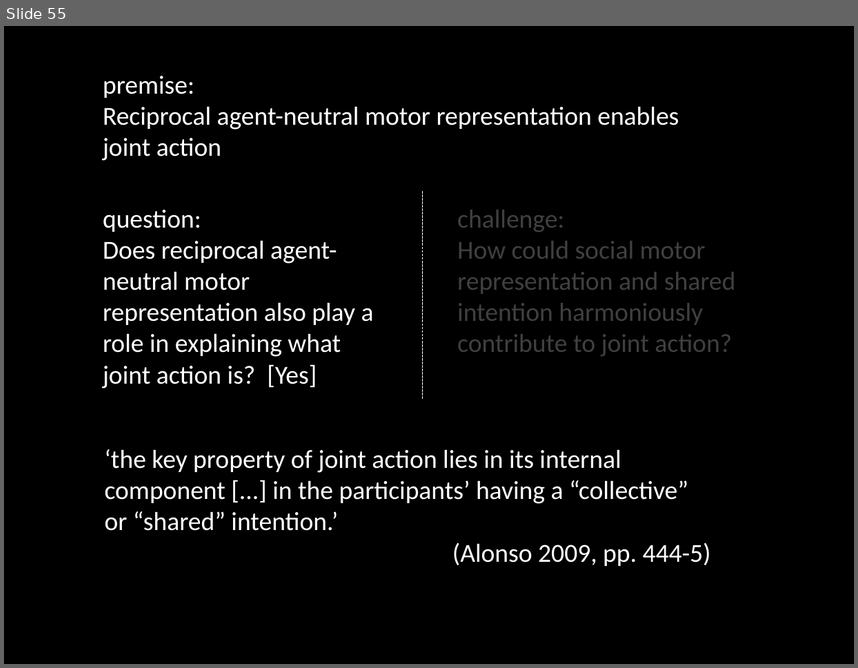
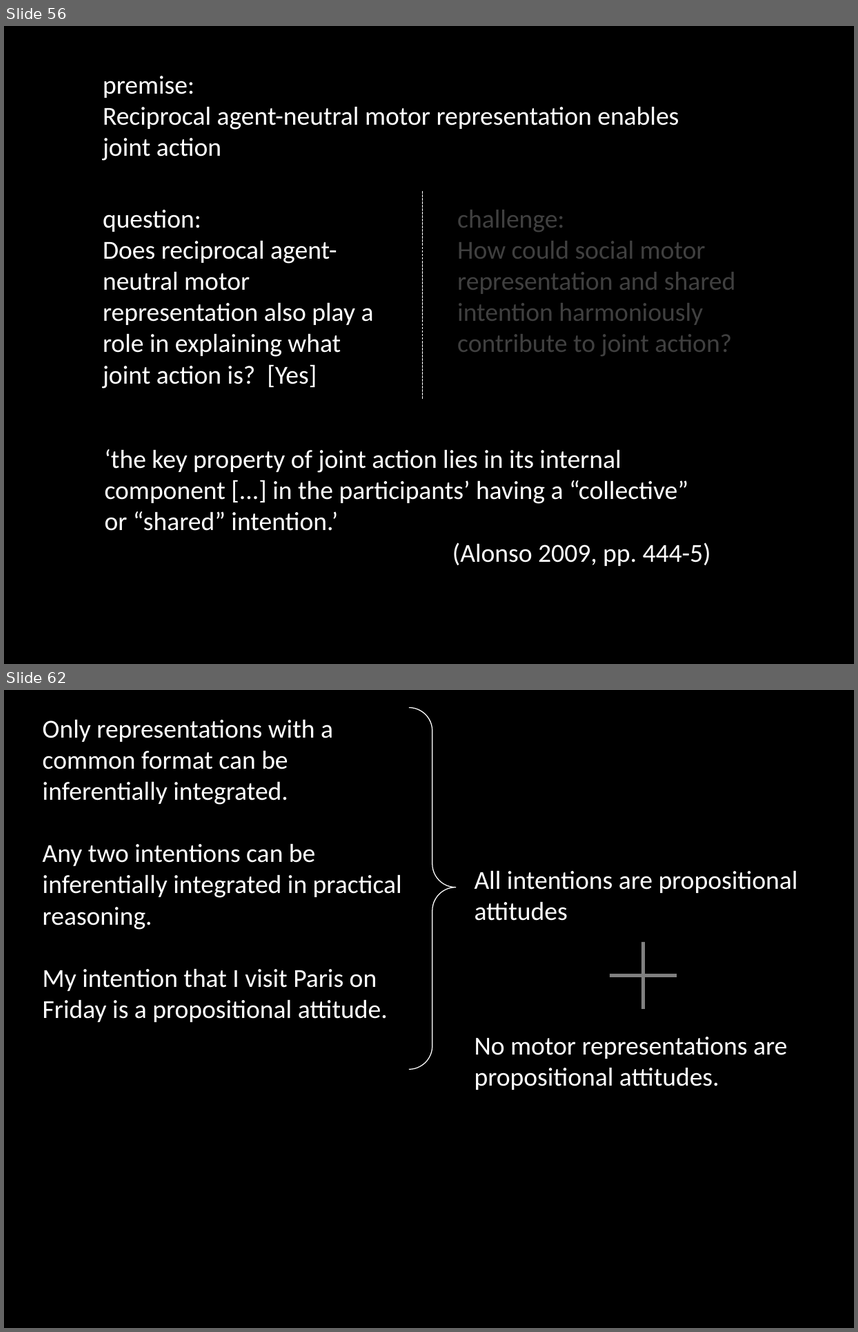
Before and after one commit to butterfill/writing, a slide deck: conf joint action --- sharing goals vs sharing intentions cambridge 2012 talk/intention and motor representation in joint action v2.pptx. Shown one above the other, each under a label of ours: slide 55 before the commit, slides 56 and 62 after it; the slides between them are not shown. The pictures are 858x668 and 858x1332 pixels, drawn with LibreOffice and Linux fonts; fonts in the diff are those of the drawing. Boxes give left, top, right and bottom in pixels: in the first picture for what was removed or moved away, otherwise in the second. Text is boxed around its words. In the diff, an @@ line names an element or a change of style, - is before the commit and + after.

```diff
--- a/conf joint action --- sharing goals vs sharing intentions cambridge 2012 talk/intention and motor representation in joint action v2.pptx
+++ b/conf joint action --- sharing goals vs sharing intentions cambridge 2012 talk/intention and motor representation in joint action v2.pptx
@@ slide 62 added at (x1=4, y1=690, x2=854, y2=1328), background #000000 @@
@@ right brace added at (x1=408, y1=708, x2=455, y2=1069), outline #FFFFFF 0.75 pt @@
@@ text added at (x1=43, y1=720, x2=402, y2=1022), 22 pt, text #FFFFFF @@
+Only representations with a common format can be inferentially integrated.
+Any two intentions can be inferentially integrated in practical reasoning.
+My intention that I visit Paris on Friday is a propositional attitude.
@@ text added at (x1=475, y1=871, x2=798, y2=920), 22 pt, text #FFFFFF @@
+All intentions are propositional attitudes
@@ plus added at (x1=610, y1=942, x2=677, y2=1009), fill #808080 @@
@@ text added at (x1=475, y1=1036, x2=787, y2=1090), 22 pt, text #FFFFFF @@
+No motor representations are propositional attitudes.
@@ what was slide 55 is now slide 56 @@
```
Also in this commit, not shown: 8 slides changed, 10 other slides added, 6 slides removed.
